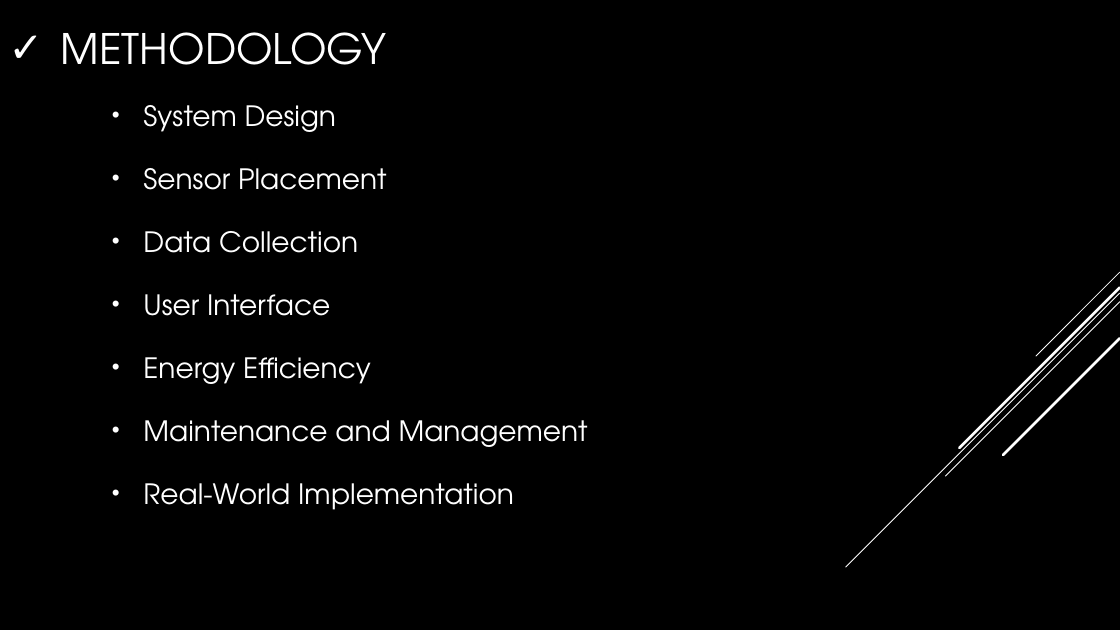
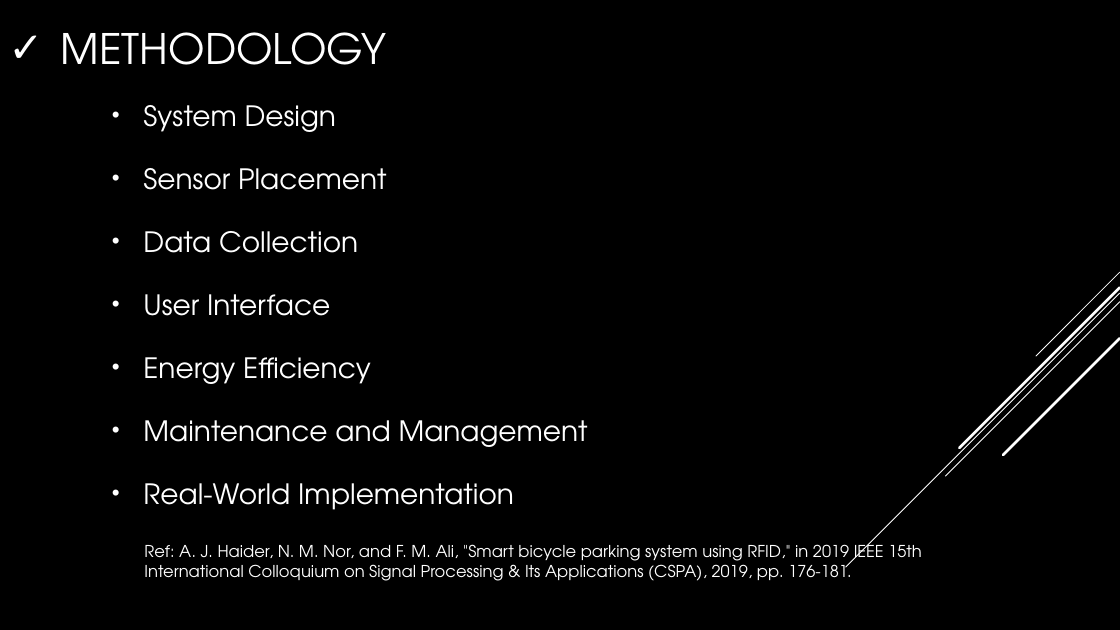
Before and after one commit to istyaque-ahammed/Technical-Writing-and-Presentation, a slide deck: slide 7 of Technical_Presentation.pptx. Drawn at 1120x630 pixels with LibreOffice and Linux fonts; fonts in the diff are those of the drawing. Boxes give left, top, right and bottom in pixels: in the first picture for what was removed or moved away, otherwise in the second. Text is boxed around its words. In the diff, an @@ line names an element or a change of style, - is before the commit and + after.

```diff
--- a/Technical_Presentation.pptx
+++ b/Technical_Presentation.pptx
@@ text added at <box>144,540,922,581</box>, 14 pt, text #FFFFFF @@
+Ref: A. J. Haider, N. M. Nor, and F. M. Ali, "Smart bicycle parking system using RFID," in 2019 IEEE 15th International Colloquium on Signal Processing & Its Applications (CSPA), 2019, pp. 176-181.
```
Also in this commit, not shown: 5 other slides changed, 1 slide added.
